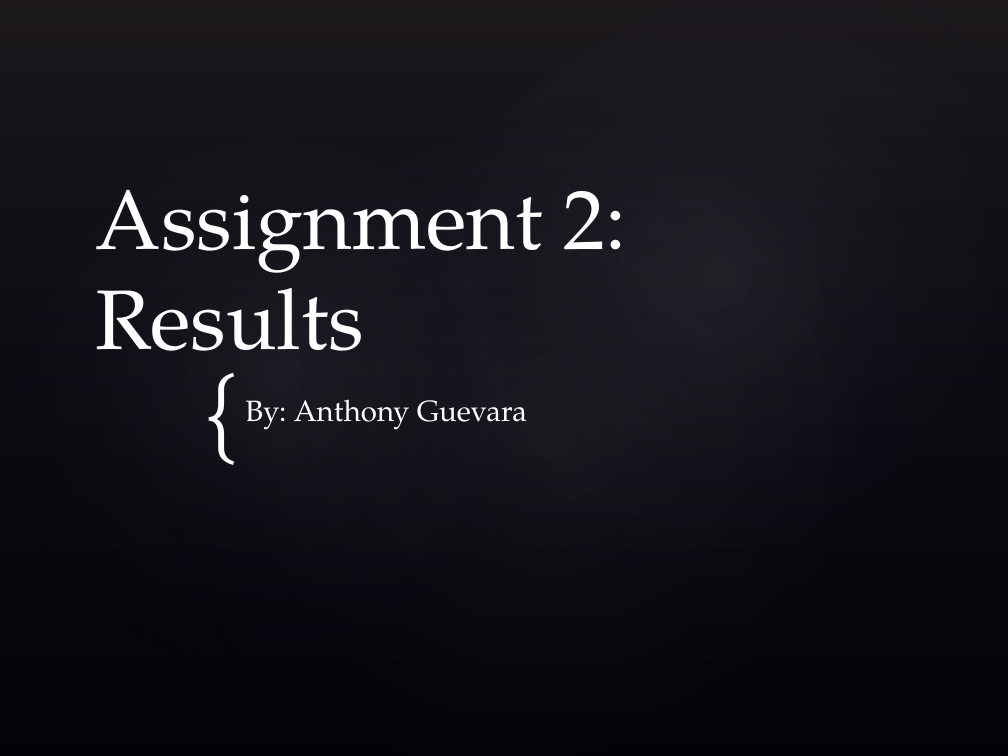
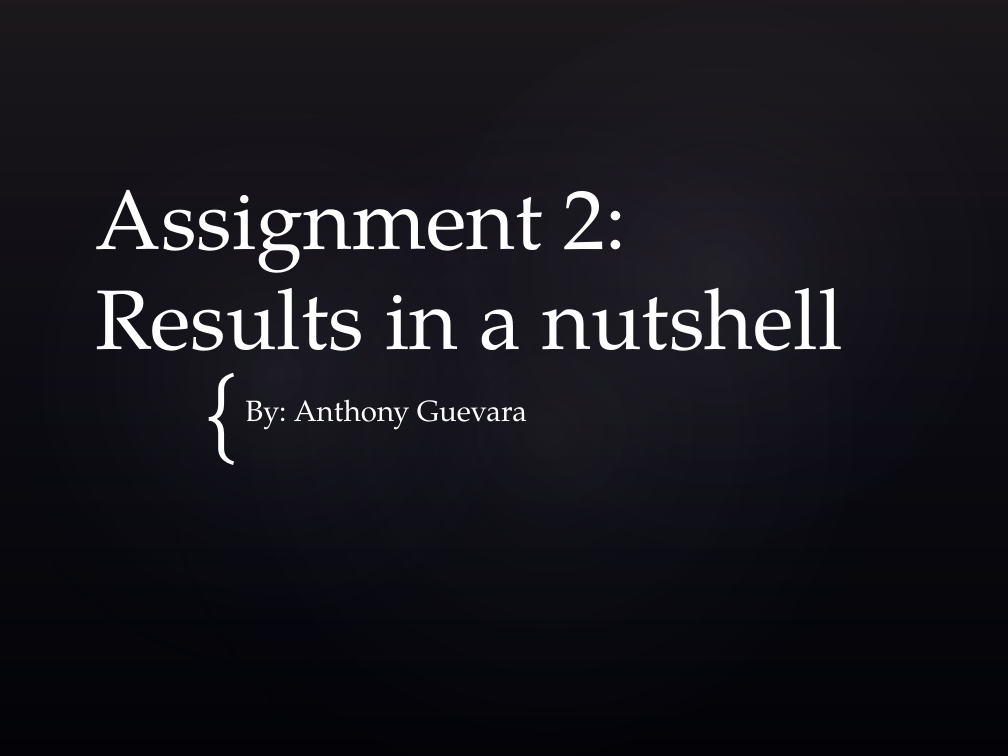
Before and after one commit to zuphu/GriffithUniversity_2014, a slide deck: slide 1 of Network Security/assignments/assignment2/presentation/Presentation.pptx. Drawn at 1008x756 pixels with LibreOffice and Linux fonts; fonts in the diff are those of the drawing; background and template pictures are left out. Boxes give left, top, right and bottom in pixels: in the first picture for what was removed or moved away, otherwise in the second. Text is boxed around its words. In the diff, an @@ line names an element or a change of style, - is before the commit and + after.

```diff
--- a/Network Security/assignments/assignment2/presentation/Presentation.pptx
+++ b/Network Security/assignments/assignment2/presentation/Presentation.pptx
@@ title at [96,190,843,381]: text changed @@
-Assignment 2: Results
+Assignment 2: Results in a nutshell
```
Also in this commit, not shown: 16 slides added, 1 slide removed.
